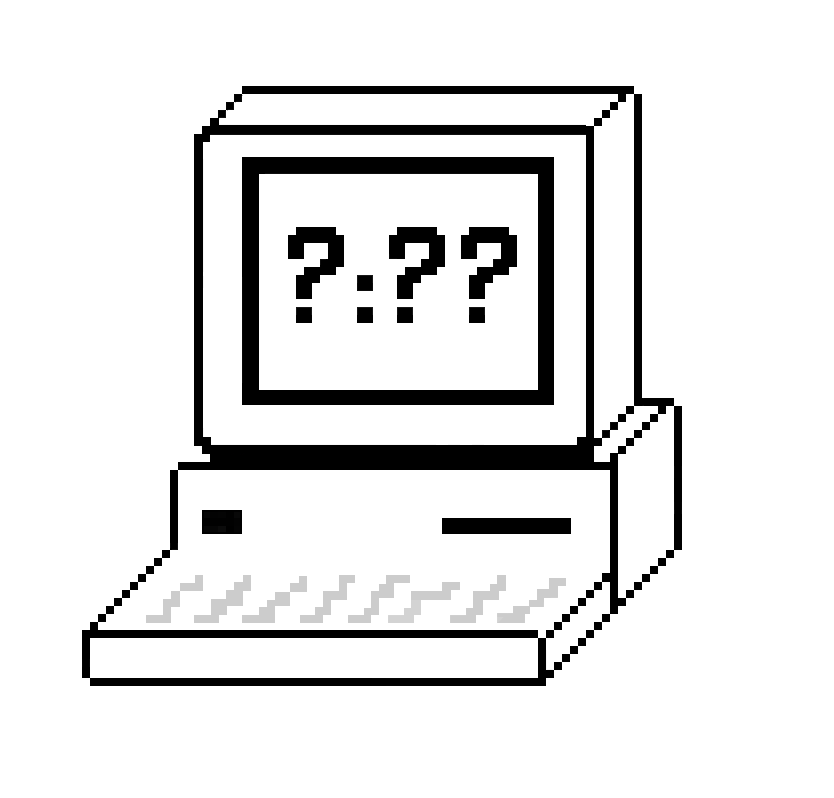
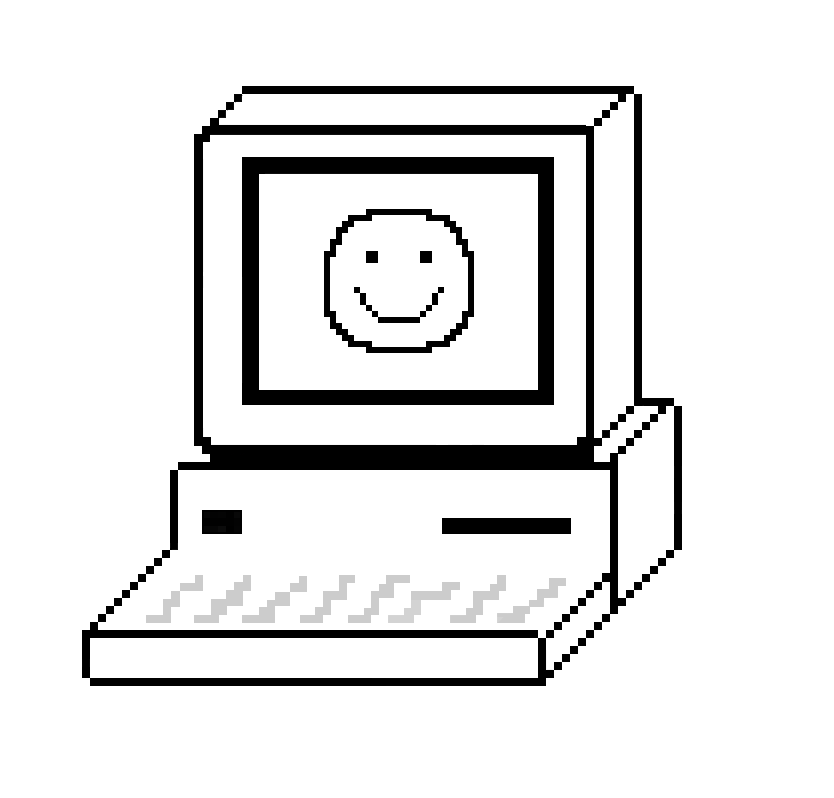
Comparing the layer stacks of the two w=834, h=798 images. Changes:
added layer "Layer 17" above "Layer 16" over [324, 209, 474, 353]
painted on "Layer 15" over [288, 209, 517, 353]
